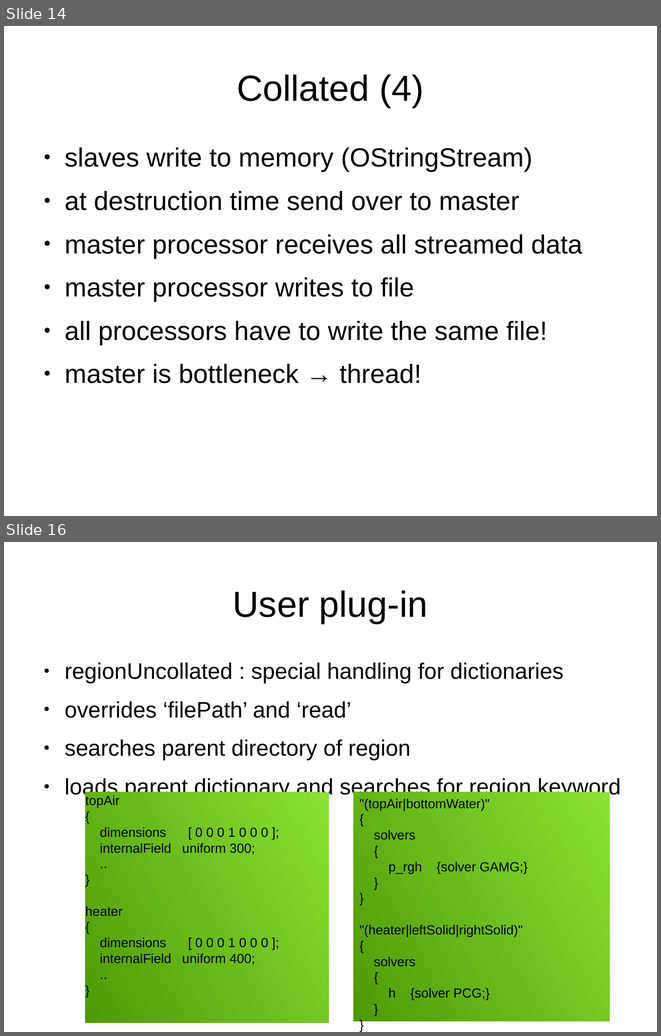
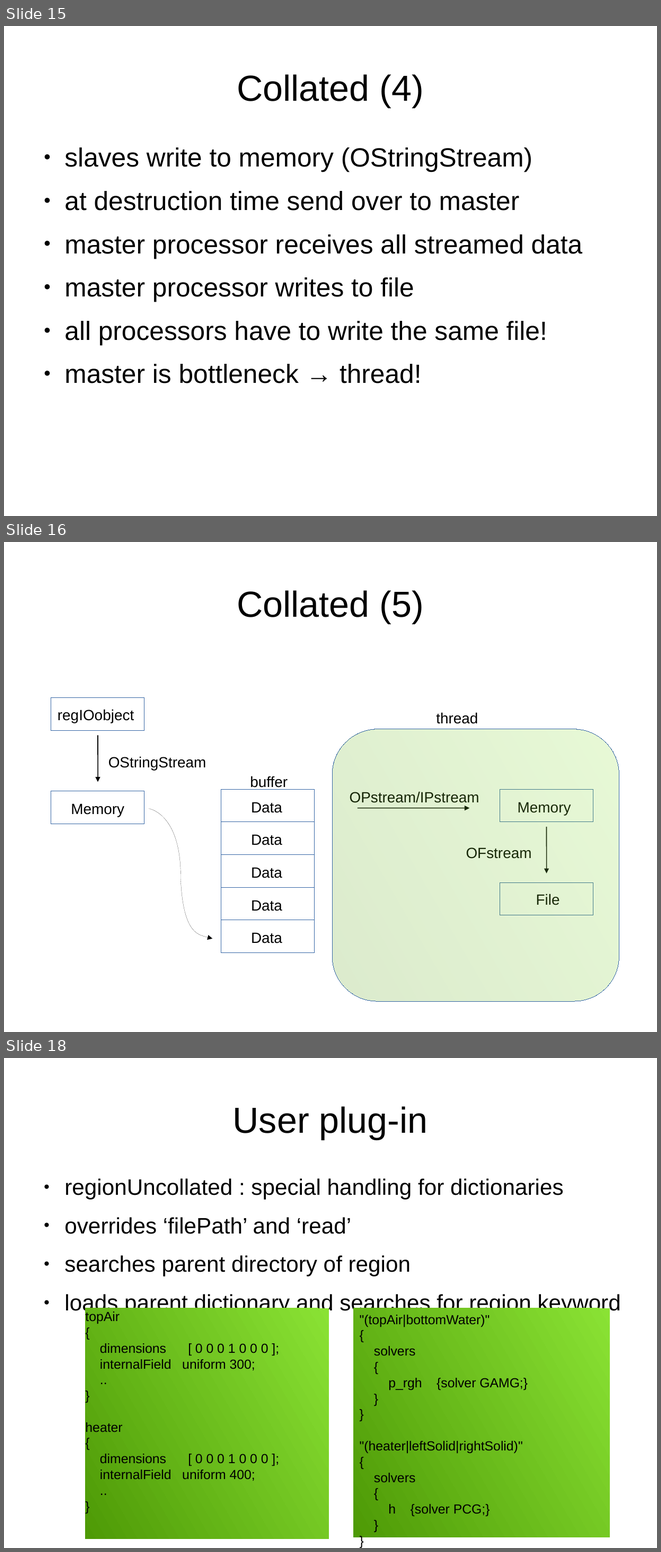
Before and after one commit to mattijsjanssens/mattijs-extensions, a slide deck: doc/Notes/GlobalFile_UGM2017/presentation.odp. Shown one above the other, each under a label of ours: slides 14 and 16 before the commit, slides 15, 16 and 18 after it; the slides between them are not shown. The pictures are 661x1036 and 661x1552 pixels, drawn with LibreOffice and Linux fonts; fonts in the diff are those of the drawing. Boxes give left, top, right and bottom in pixels: in the first picture for what was removed or moved away, otherwise in the second. Text is boxed around its words. In the diff, an @@ line names an element or a change of style, - is before the commit and + after.

```diff
--- a/doc/Notes/GlobalFile_UGM2017/presentation.odp
+++ b/doc/Notes/GlobalFile_UGM2017/presentation.odp
@@ slide 16 added at <box>4,542,657,1032</box>, background #FFFFFF @@
@@ title added at <box>237,590,424,623</box>, 44 pt, text #000000 @@
+Collated (5)
@@ rectangle added at <box>51,698,144,731</box>, outline #3465A4 0 pt @@
@@ text added at <box>58,709,134,723</box>, 18 pt, text #000000 @@
+regIOobject
@@ text added at <box>436,712,478,724</box>, 18 pt, text #000000 @@
+thread
@@ rounded rectangle added at <box>332,729,620,1001</box>, fill gradient #8AE234 to #4E9A06, outline #3465A4 0 pt @@
@@ arrow added from (98, 735) to (98, 782), #000000 0.99 pt @@
@@ text added at <box>108,756,206,770</box>, 18 pt, text #000000 @@
+OStringStream
@@ text added at <box>250,776,288,790</box>, 18 pt, text #000000 @@
+buffer
@@ rectangle added at <box>51,791,144,823</box>, outline #3465A4 0 pt @@
@@ rectangle added at <box>221,789,315,822</box>, outline #3465A4 0 pt @@
@@ text added at <box>350,791,479,803</box>, 18 pt, text #000000 @@
+OPstream/IPstream
@@ rectangle added at <box>500,789,593,822</box>, outline #3465A4 0 pt @@
@@ text added at <box>71,803,124,817</box>, 18 pt, text #000000 @@
+Memory
@@ freeform shape added at <box>149,809,213,938</box>, outline #000000 0 pt @@
@@ text added at <box>251,802,282,813</box>, 18 pt, text #000000 @@
+Data
@@ arrow added from (358, 808) to (470, 808), #000000 0.99 pt @@
@@ text added at <box>518,802,571,815</box>, 18 pt, text #000000 @@
+Memory
@@ rectangle added at <box>221,822,315,854</box>, outline #3465A4 0 pt @@
@@ arrow added from (547, 827) to (547, 873), #000000 0.99 pt @@
@@ text added at <box>251,834,282,845</box>, 18 pt, text #000000 @@
+Data
@@ rectangle added at <box>221,855,315,888</box>, outline #3465A4 0 pt @@
@@ text added at <box>466,847,532,858</box>, 18 pt, text #000000 @@
+OFstream
@@ text added at <box>251,867,282,878</box>, 18 pt, text #000000 @@
+Data
@@ rectangle added at <box>221,888,315,920</box>, outline #3465A4 0 pt @@
@@ rectangle added at <box>500,883,593,915</box>, outline #3465A4 0 pt @@
@@ text added at <box>251,900,282,911</box>, 18 pt, text #000000 @@
+Data
@@ text added at <box>536,893,560,905</box>, 18 pt, text #000000 @@
+File
@@ rectangle added at <box>221,920,315,953</box>, outline #3465A4 0 pt @@
@@ text added at <box>251,932,282,943</box>, 18 pt, text #000000 @@
+Data
@@ what was slide 14 is now slide 15 @@
@@ what was slide 16 is now slide 18 @@
```
Also in this commit, not shown: 3 slides changed, 1 other slide added, 1 other file.
